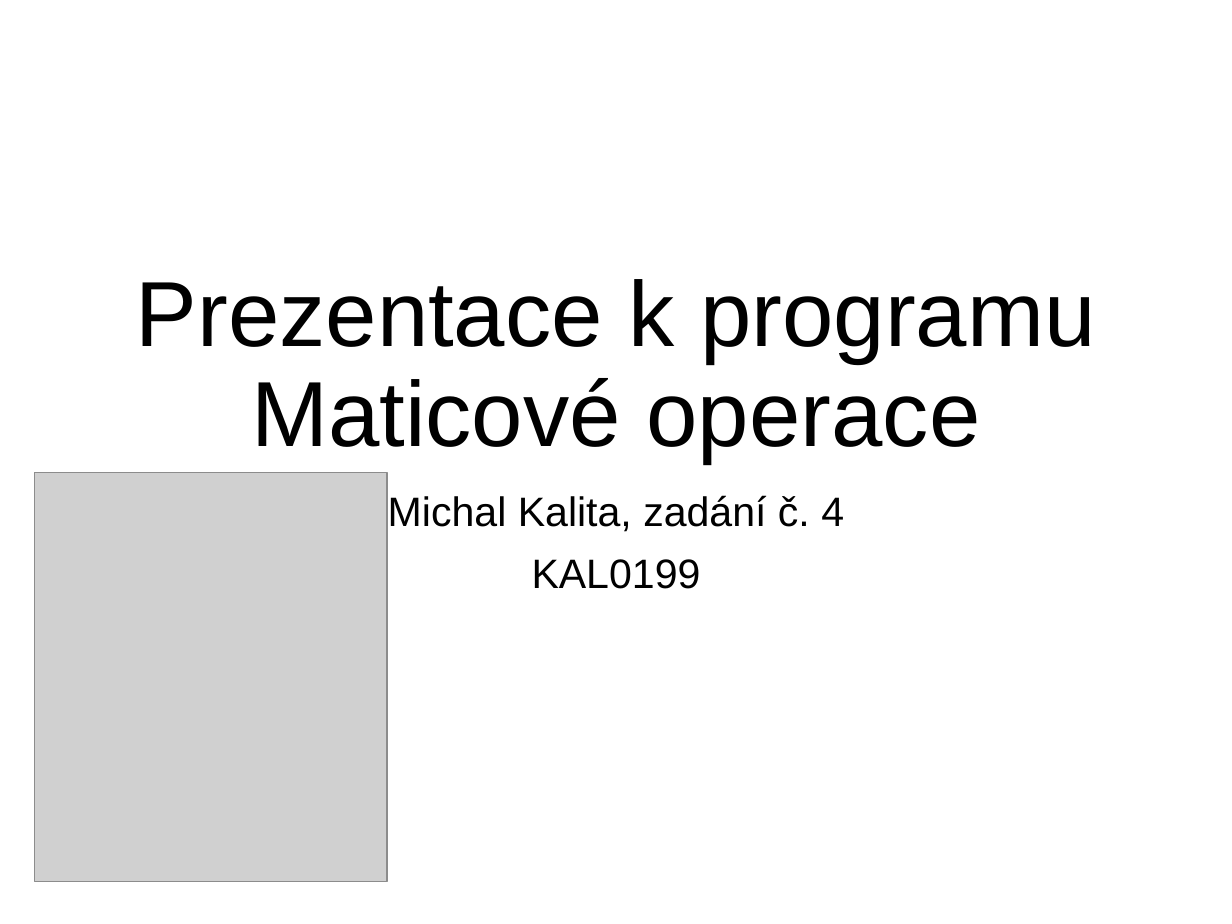
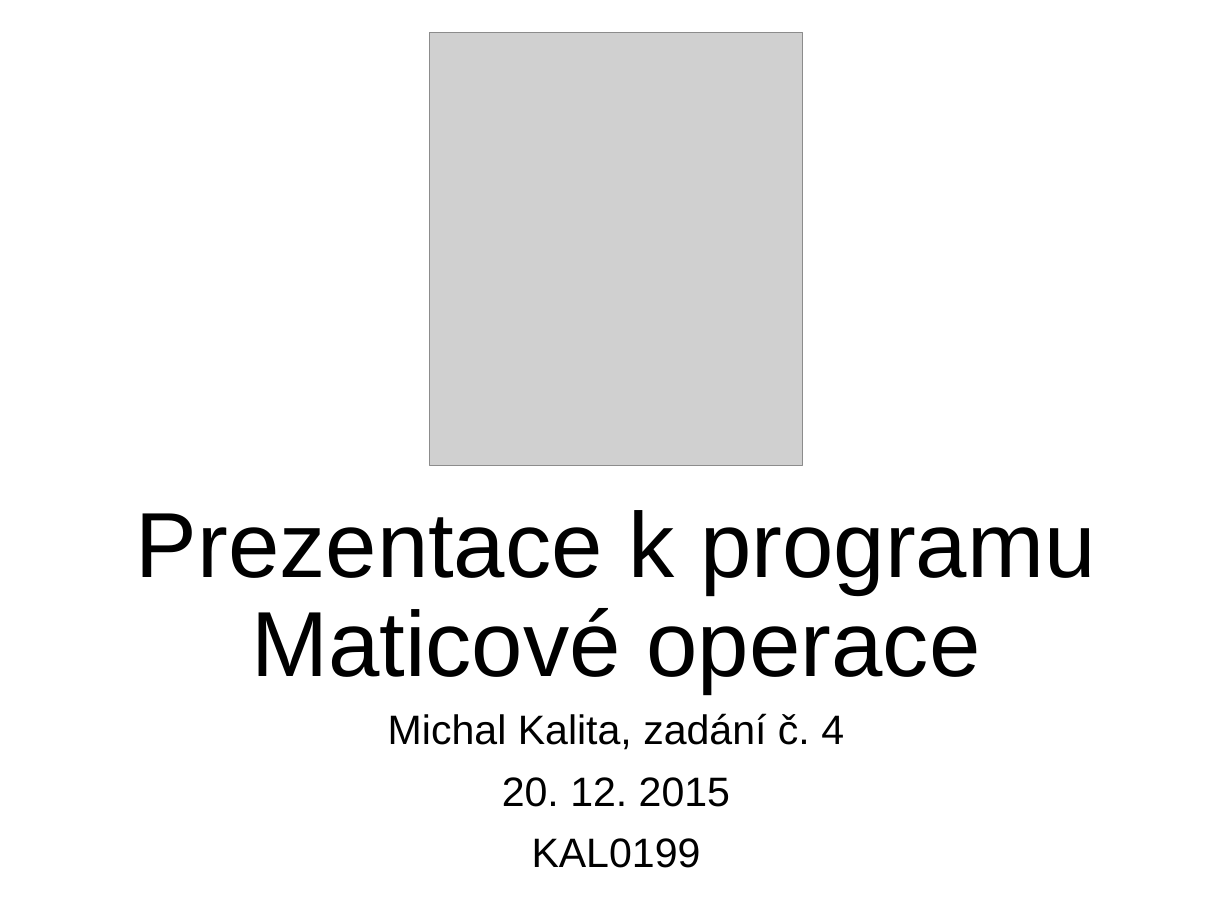
Before and after one commit to MichalKalita/matice, a slide deck: slide 1 of prezentace/prezentace.pptx. Drawn at 1232x924 pixels with LibreOffice and Linux fonts; fonts in the diff are those of the drawing; grey boxes stand for pictures. Boxes give left, top, right and bottom in pixels: in the first picture for what was removed or moved away, otherwise in the second. Text is boxed around its words. In the diff, an @@ line names an element or a change of style, - is before the commit and + after.

```diff
--- a/prezentace/prezentace.pptx
+++ b/prezentace/prezentace.pptx
@@ picture added at [429,32,802,466] @@
@@ title "Prezentace k programu Maticové operace": place and size @@
-title "Prezentace k programu Maticové operace" at [136,279,1095,463]
+title "Prezentace k programu Maticové operace" at [136,510,1095,693]
@@ picture removed at [34,473,387,882] @@
@@ subtitle "Michal Kalita, zadání č. 4": place and size @@
-subtitle "Michal Kalita, zadání č. 4" at [388,495,844,589]
+subtitle "Michal Kalita, zadání č. 4" at [388,713,844,868]
@@ subtitle at [502,777,730,807]: paragraph added @@
+20. 12. 2015
```
Also in this commit, not shown: 1 other slide changed, 3 slides added.
